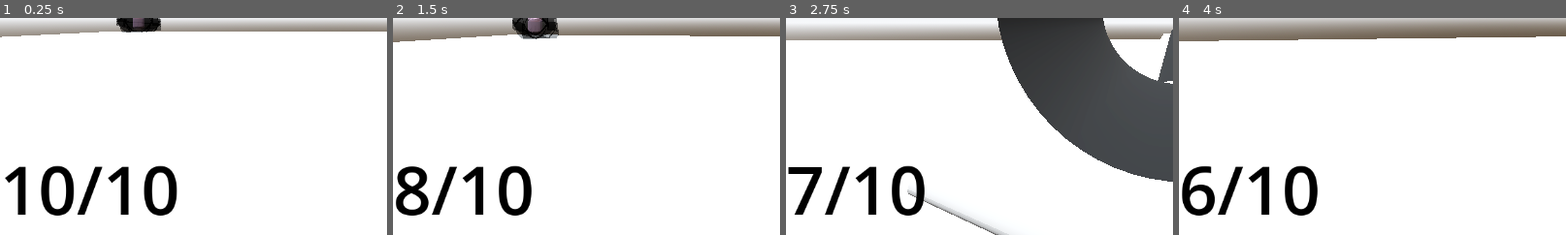
Above: before the commit, frames 1-4 (left to right).
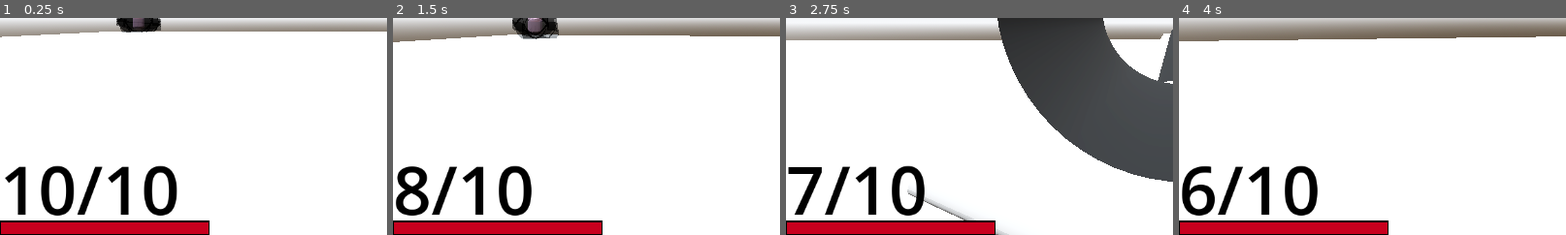
Above: after the commit, the same moments.

Repository: DylanFrenzy/The-Trials-and-Tribulations-of-Tim-Cheese
Game: Godot game, scene res://scenes/main.tscn
The game is run twice, just before and just after one commit, with the same random seed, the same clock (stepped at 60 frames per second) and the same inputs.
Inputs (mouse positions are % of the whole screen's width and height, from its top left):
- Up to frame 1 (0.25 s): no input
- Up to frame 2 (1.5 s): move the mouse to (55, 50) at 0.52 s; press the mouse at (55, 50) at 0.53 s; hold W (move_forward) from 0.53 s (still down); tap Space (jump) at 0.77 s; move the mouse to (45, 50) at 1.27 s; release the mouse at (45, 50) at 1.28 s; click (45, 50) at 1.35 s
- Up to frame 3 (2.75 s): keep holding W (move_forward); tap Space (jump) at 1.52 s; move the mouse to (52, 48) at 2.02 s; hold Right mouse button (zoom) from 2.03 s (still down); click (52, 48) at 2.3 s
- Up to frame 4 (4 s): keep holding W (move_forward); move the mouse to (49, 52) at 2.77 s; release Right mouse button (zoom) at 2.78 s; click (49, 52) at 2.85 s; tap Space (jump) at 3.02, 3.77 s; move the mouse to (57, 51) at 3.52 s; press the mouse at (57, 51) at 3.53 s
The pictures show only the part of the screen within x 0-50%, y 50-100%; the shares and areas given below are measured in that part.

The runs differ from the first frame. In frame 1, 3.6% of the frame differs, in the area x 0-55%, y 93-100%; in frame 2, 3.6%; in frame 3, 3.6%; in frame 4, 3.6%.

Commit message:
health bar

Diff:
--- a/3d-project/assets/John_Pork.tscn
+++ b/3d-project/assets/John_Pork.tscn
@@ -291,7 +291,6 @@
 [sub_resource type="Animation" id="Animation_sd2yd"]
 resource_name = "damage_taken"
 length = 0.5
-capture_included = true
 
 [sub_resource type="AnimationLibrary" id="AnimationLibrary_d35v5"]
 _data = {
--- a/3d-project/scenes/hud.tscn
+++ b/3d-project/scenes/hud.tscn
@@ -1,4 +1,20 @@
-[gd_scene load_steps=2 format=3 uid="uid://blxkcsvrnv087"]
+[gd_scene load_steps=4 format=3 uid="uid://blxkcsvrnv087"]
+
+[sub_resource type="StyleBoxFlat" id="StyleBoxFlat_ahhtf"]
+bg_color = Color(0.972549, 0.368627, 0.356863, 0.54902)
+border_width_left = 2
+border_width_top = 2
+border_width_right = 2
+border_width_bottom = 2
+border_color = Color(0, 0, 0, 1)
+
+[sub_resource type="StyleBoxFlat" id="StyleBoxFlat_toqtt"]
+bg_color = Color(0.784314, 0, 0.117647, 1)
+border_width_left = 2
+border_width_top = 2
+border_width_right = 2
+border_width_bottom = 2
+border_color = Color(0, 0, 0, 1)
 
 [sub_resource type="Theme" id="Theme_toqtt"]
 
@@ -10,22 +26,30 @@
 grow_horizontal = 2
 grow_vertical = 2
 
-[node name="CanvasLayer" type="CanvasLayer" parent="."]
-
-[node name="wave_display" type="Label" parent="CanvasLayer"]
+[node name="wave_display" type="Label" parent="."]
+layout_mode = 0
 offset_right = 40.0
 offset_bottom = 23.0
 theme_override_colors/font_color = Color(0, 0, 0, 1)
 theme_override_font_sizes/font_size = 100
 
-[node name="TextureProgressBar" type="TextureProgressBar" parent="CanvasLayer"]
-offset_left = 108.0
-offset_top = 602.0
-offset_right = 148.0
-offset_bottom = 642.0
+[node name="HealthBar" type="ProgressBar" parent="."]
+layout_mode = 1
+anchors_preset = 2
+anchor_top = 1.0
+anchor_bottom = 1.0
+offset_top = -21.0
+offset_right = 312.0
+grow_vertical = 0
+theme_override_styles/background = SubResource("StyleBoxFlat_ahhtf")
+theme_override_styles/fill = SubResource("StyleBoxFlat_toqtt")
+max_value = 200.0
+value = 200.0
+show_percentage = false
 
-[node name="Crosshair" type="Label" parent="CanvasLayer"]
+[node name="Crosshair" type="Label" parent="."]
 modulate = Color(1, 0, 0, 1)
+layout_mode = 1
 anchors_preset = 8
 anchor_left = 0.5
 anchor_top = 0.5
@@ -39,7 +63,8 @@
 grow_vertical = 2
 text = "+"
 
-[node name="Ammo" type="Label" parent="CanvasLayer"]
+[node name="Ammo" type="Label" parent="."]
+layout_mode = 1
 anchors_preset = 2
 anchor_top = 1.0
 anchor_bottom = 1.0
--- a/3d-project/scripts/character_body_3d.gd
+++ b/3d-project/scripts/character_body_3d.gd
@@ -7,7 +7,9 @@
 
 @onready var camera := $Camera3D
 @onready var GunCam = $Camera3D/SubViewportContainer/SubViewport/GunCam
+
 @onready var AnimationPlayer2 = GunCam.get_node("Pistol2/AnimationPlayer2")
+@onready var health_bar = get_parent().get_node("hud/HealthBar")
 
 var gravity = ProjectSettings.get_setting("physics/3d/default_gravity")
 var zoomed = false
@@ -15,6 +17,7 @@
 func _ready():
 	Input.set_mouse_mode(Input.MOUSE_MODE_CAPTURED)
 	$Camera3D/SubViewportContainer/SubViewport.size = DisplayServer.window_get_size()
+	health_bar.value = health;
 
 func _input(event):
 	if event is InputEventMouseMotion:
@@ -57,7 +60,9 @@
 	move_and_slide()
 
 func take_damage(amount):
+	health = max(health - amount, 0)
 	health -= amount
+	health_bar.value = health
 	if (health <= 0):
 		die()
 
--- a/3d-project/scripts/main.gd
+++ b/3d-project/scripts/main.gd
@@ -2,7 +2,7 @@
 
 @onready var johnnie : PackedScene = preload("res://assets/John_Pork.tscn")
 @onready var enemy_spawn_path = $EnemySpawnPath/PathFollow3D
-@onready var wave_display = $hud/CanvasLayer/wave_display
+@onready var wave_display = $hud/wave_display
 var wave = 1
 var enemies_spawned = []
 
--- a/3d-project/scripts/pistol.gd
+++ b/3d-project/scripts/pistol.gd
@@ -8,12 +8,11 @@
 @onready var ani_player = $AnimationPlayer2;
 @onready var muzzle_flash = $muzzle_flash
 @onready var ray_caster = $RayCast3D;
-@onready var ammo_display = get_tree().root.get_node("Node3D/hud/CanvasLayer/Ammo")
+@onready var ammo_display = get_tree().root.get_node("Node3D/hud/Ammo")
 var is_reloading := false
 
 func _ready():
 	$AnimationPlayer.play("idle")
-	print(ammo_display)
 	update_ammo_display(current_ammo)
 
 func _input(event: InputEvent) -> void:
Not shown: 1 places in 3d-project/scenes/main.tscn that only renumber resources
